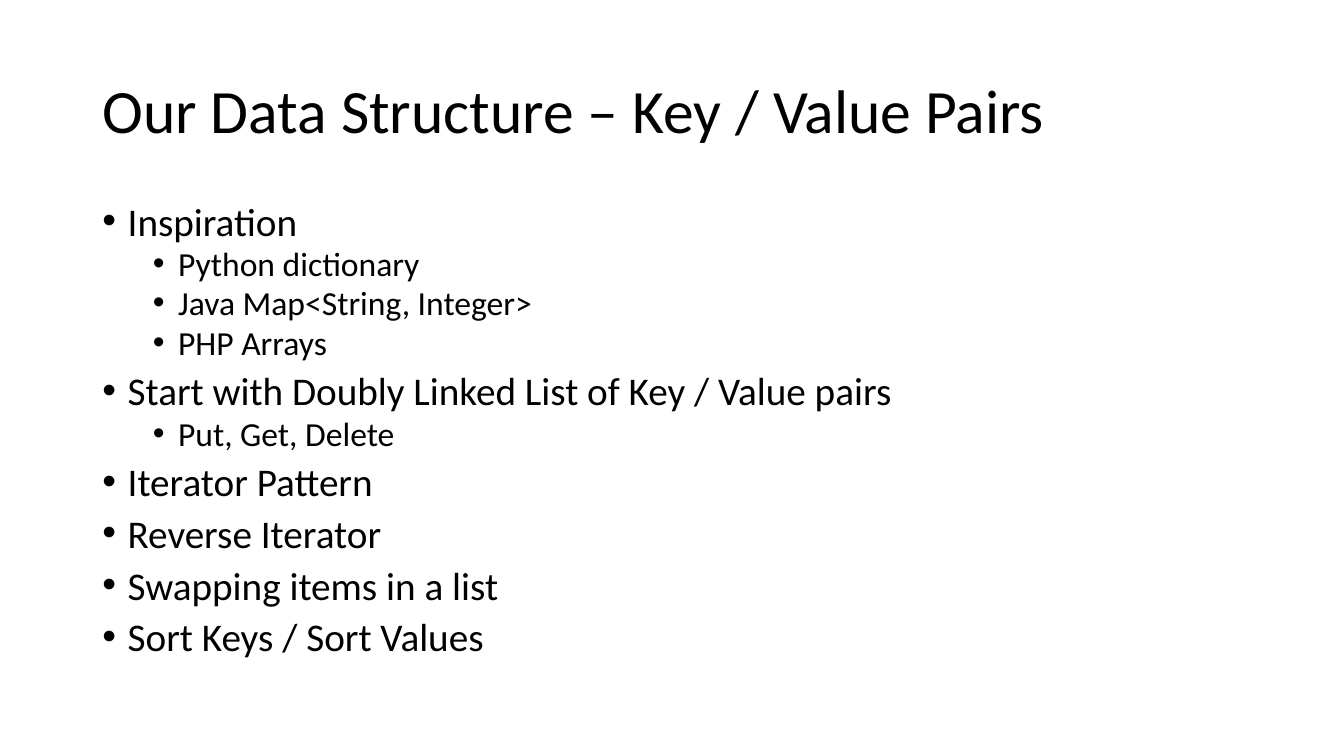
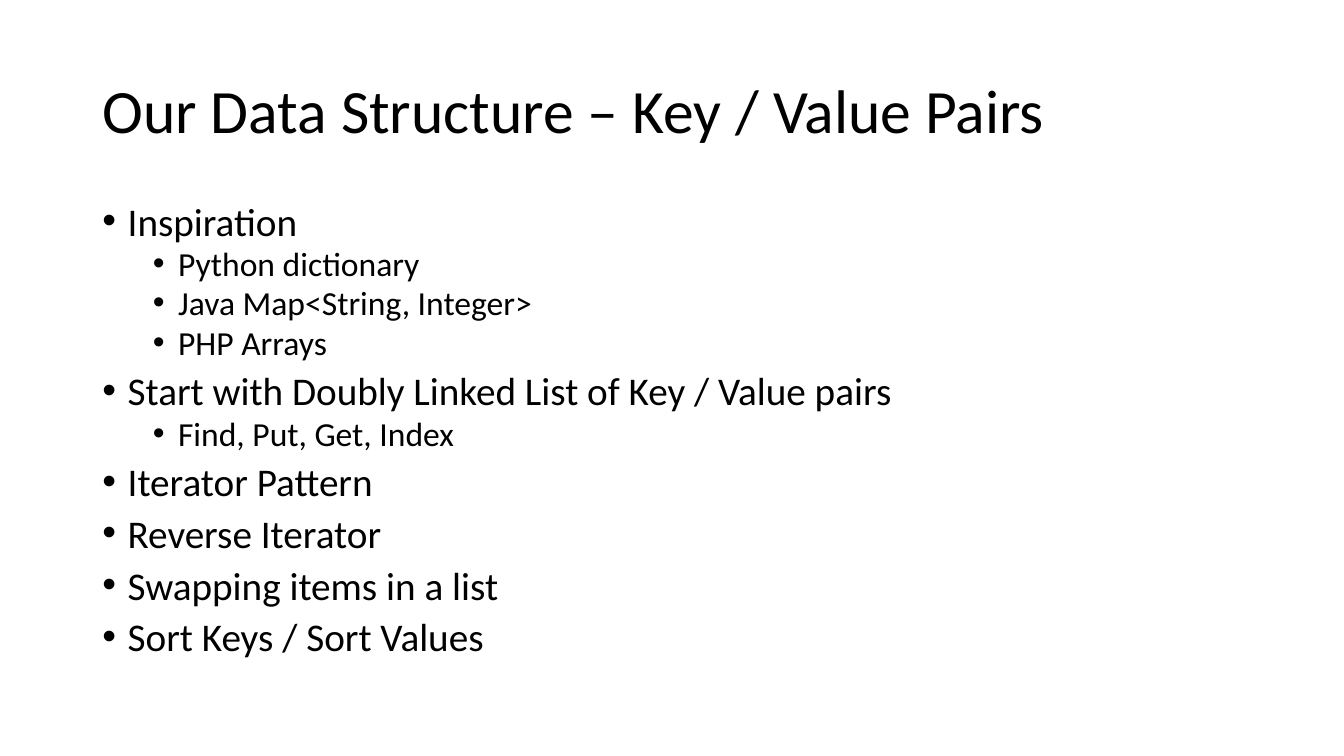
Before and after one commit to csev/cc4e, a slide deck: slide 2 of lectures/CC-04-Data-Structure.pptx. Drawn at 1344x756 pixels with LibreOffice and Linux fonts; fonts in the diff are those of the drawing. Boxes give left, top, right and bottom in pixels: in the first picture for what was removed or moved away, otherwise in the second. Text is boxed around its words. In the diff, an @@ line names an element or a change of style, - is before the commit and + after.

```diff
--- a/lectures/CC-04-Data-Structure.pptx
+++ b/lectures/CC-04-Data-Structure.pptx
@@ text at [178, 422, 453, 450]: text changed @@
-  • Put, Get, Delete
+  • Find, Put, Get, Index
```
Also in this commit, not shown: 9 other slides changed, 1 slide added, 1 slide removed, 1 other file.
